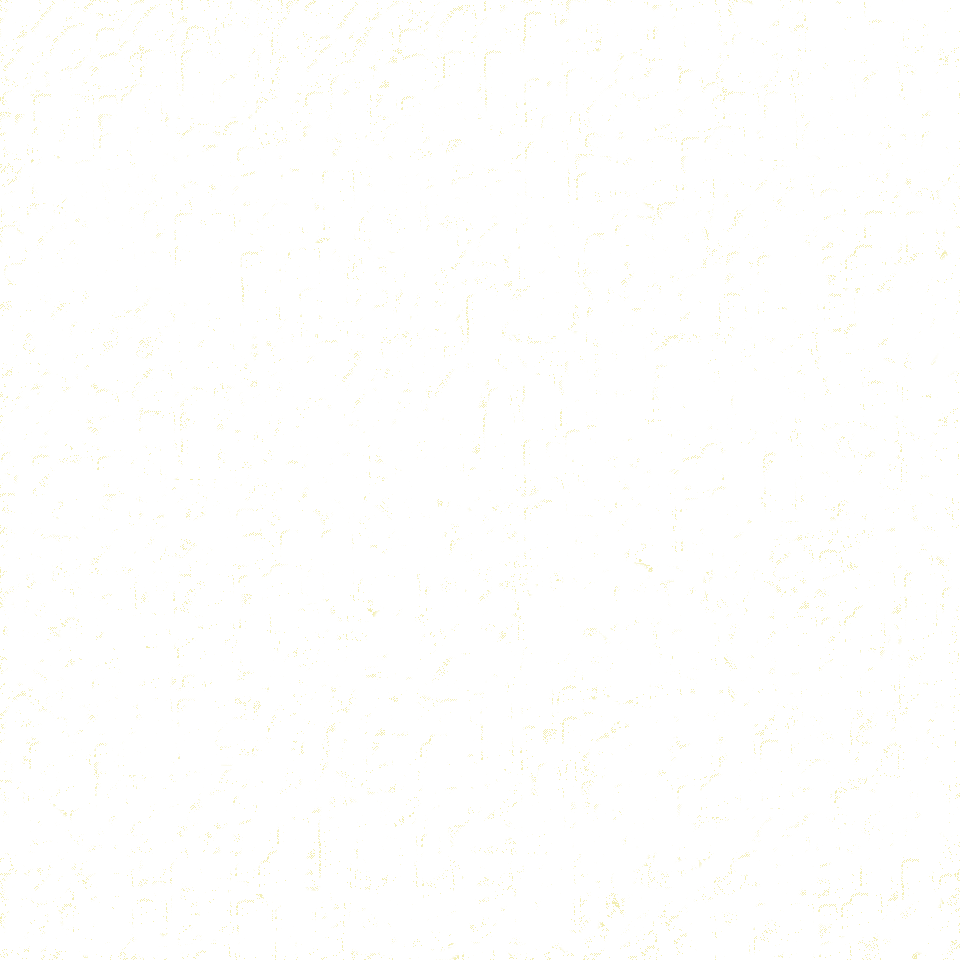
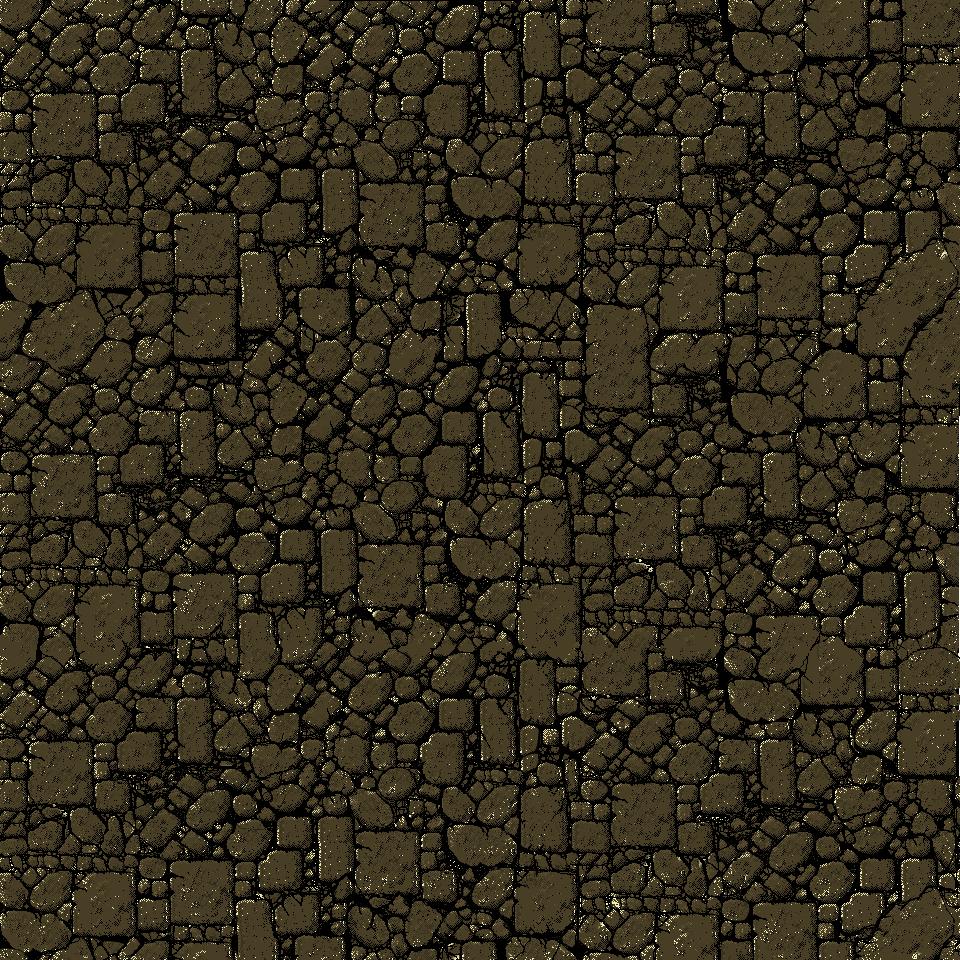
Comparing the layer stacks of the two w=960, h=960 images. Changes:
added layer "Pasted Layer" over [0, 0, 960, 960]
